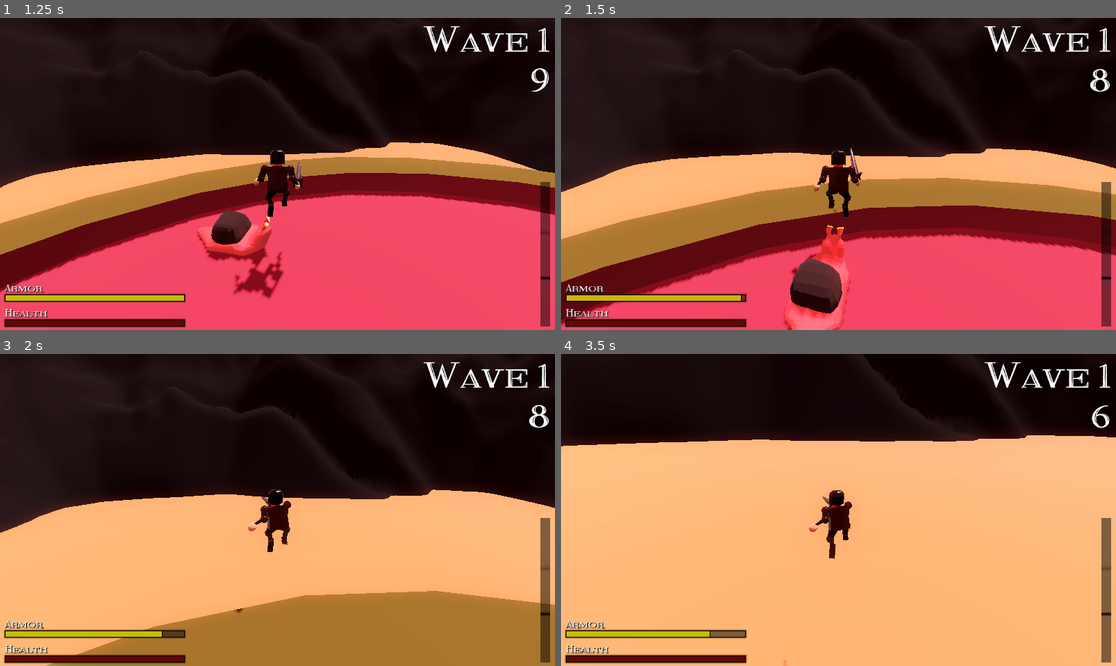
Above: before the commit, frames 1-4 (two rows, left to right).
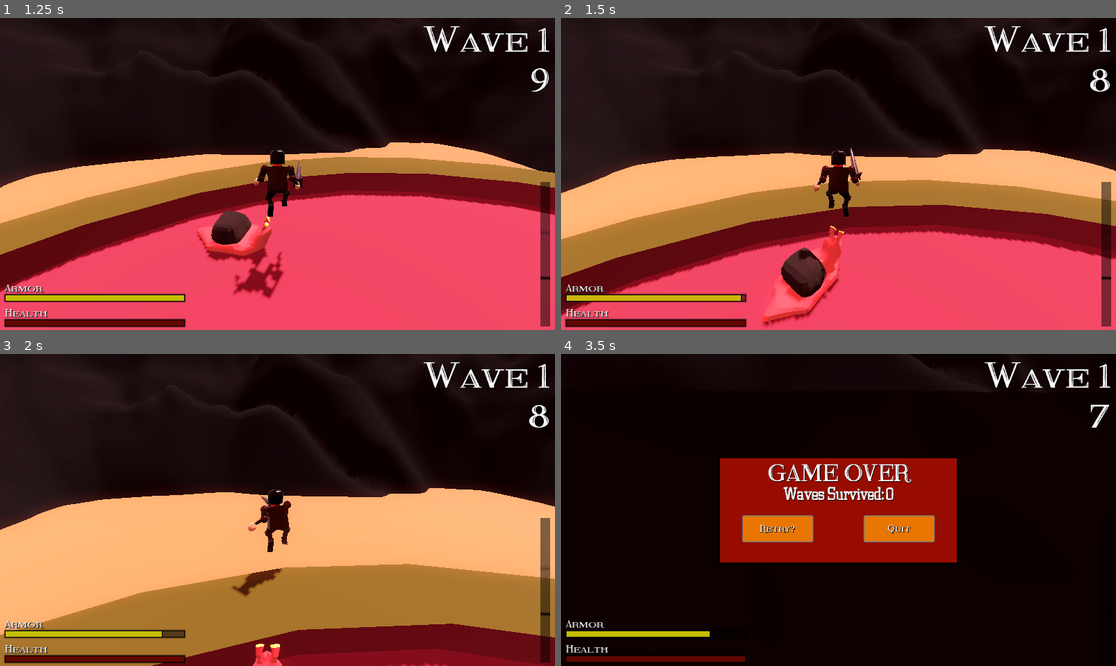
Above: after the commit, the same moments.

Repository: Amandella27/Godot-game-jam-68-forge
Game: Godot game, scene res://Scenes/main.tscn
Two runs of this game, one before a commit and one after it. Both use one fixed random seed, a clock stepped at 60 frames per second and the inputs below.
Inputs (mouse positions are in pixels of both pictures, inside the frame that each line leads up to):
- Up to frame 1 (1.25 s): move the mouse to (305, 174) at 0.52 s; press the mouse at (305, 174) at 0.53 s; hold W (forward) from 0.53 s (still down); tap Space (jump) at 0.77, 0.8, 1.07 s
- Up to frame 2 (1.5 s): keep holding W (forward); move the mouse to (810, 174) at 1.27 s; release the mouse at (810, 174) at 1.28 s; tap Space (jump) at 1.35 s
- Up to frame 3 (2 s): keep holding W (forward); tap Space (jump) at 1.52, 1.82 s; click (249, 510) at 1.55 s
- Up to frame 4 (3.5 s): keep holding W (forward); move the mouse to (849, 503) at 2.02 s; press the mouse at (849, 503) at 2.03 s; tap Space (jump) at 2.3, 3.02, 3.32 s; move the mouse to (832, 516) at 2.77 s; release the mouse at (832, 516) at 2.78 s; tap X (remove_enemies) at 2.85 s; click (832, 516) at 3.05 s

Frame 1 is identical in both runs. In frame 2, 7.5% of the frame differs, in the area x 0-100%, y 16-100%; in frame 3, 17%; in frame 4, 73%, in the area x 0-100%, y 0-100%.

Commit message:
Added jump buffer

Diff:
--- a/Scenes/player.tscn
+++ b/Scenes/player.tscn
@@ -693,16 +693,16 @@
 transform = Transform3D(-1, 0, -8.74228e-08, 0, 1, 0, 8.74228e-08, 0, -1, 0, 0, 0)
 bones/0/rotation = Quaternion(-0.248614, 0.0140236, 0.0294315, 0.968054)
 bones/0/scale = Vector3(1, 1, 1)
-bones/1/position = Vector3(0.0143951, 0.349031, -0.00370139)
+bones/1/position = Vector3(0.0106571, 0.283656, -0.0397409)
 bones/1/rotation = Quaternion(0.286625, -0.0153368, -0.0281841, 0.957505)
-bones/2/rotation = Quaternion(0.0691139, -8.45015e-05, -0.000685377, 0.997609)
+bones/2/rotation = Quaternion(0.131679, -0.000127412, -0.00067871, 0.991292)
 bones/2/scale = Vector3(1, 1, 1)
-bones/3/rotation = Quaternion(-0.0673708, -0.188312, 0.956638, -0.211765)
+bones/3/rotation = Quaternion(-0.0884433, -0.184355, 0.955395, -0.2131)
 bones/3/scale = Vector3(1, 1, 1)
-bones/4/rotation = Quaternion(0.353101, 0.00703994, 0.034813, 0.934911)
-bones/6/rotation = Quaternion(0.0854009, -0.0989065, 0.965877, 0.223619)
+bones/4/rotation = Quaternion(0.336953, 0.00708509, 0.0332209, 0.940909)
+bones/6/rotation = Quaternion(0.10498, -0.093617, 0.9641, 0.225224)
 bones/6/scale = Vector3(1, 1, 1)
-bones/7/rotation = Quaternion(0.300092, -0.0071791, -0.0295873, 0.953424)
+bones/7/rotation = Quaternion(0.280559, -0.00722418, -0.0276614, 0.959411)
 bones/8/scale = Vector3(1, 1, 1)
 bones/9/rotation = Quaternion(-0.0589997, -0.194581, 0.977326, -0.0590795)
 bones/10/rotation = Quaternion(-0.204241, 0.00415017, -0.0750367, 0.976032)
@@ -713,18 +713,18 @@
 bones/14/rotation = Quaternion(0.731685, 0.00250492, -0.0255557, 0.681159)
 bones/15/rotation = Quaternion(-0.0168485, 0.563089, 0.825436, -0.0360752)
 bones/15/scale = Vector3(1, 1, 0.999999)
-bones/16/position = Vector3(0.793629, 0.0860809, -0.148919)
+bones/16/position = Vector3(0.793629, 0.0053614, -0.148919)
 bones/17/rotation = Quaternion(-0.143178, 0.692459, -0.692459, 0.143178)
 bones/18/rotation = Quaternion(-0.0617429, 0.704406, 0.704406, -0.0617429)
 bones/19/rotation = Quaternion(0.0434195, 0.621766, 0.78089, 0.041633)
 bones/19/scale = Vector3(1, 1, 1.00001)
-bones/20/position = Vector3(-0.802886, 0.0696614, -0.0350145)
+bones/20/position = Vector3(-0.802886, -0.0110581, -0.0350145)
 bones/20/rotation = Quaternion(0.167142, 0.687069, -0.687069, -0.167142)
 bones/21/rotation = Quaternion(0.143178, 0.692459, -0.692459, -0.143178)
 bones/22/rotation = Quaternion(0.0617429, 0.704406, 0.704406, 0.0617429)
 
 [node name="BoneAttachment3D" type="BoneAttachment3D" parent="dwarf/Armature/Skeleton3D" index="1"]
-transform = Transform3D(-0.973332, -0.14967, -0.17385, 0.0389506, -0.854664, 0.517719, -0.22607, 0.497141, 0.837701, -0.802886, 0.0696599, -0.0350146)
+transform = Transform3D(-0.978197, -0.140943, -0.15253, 0.0493731, -0.87122, 0.488403, -0.201725, 0.470223, 0.859184, -0.802887, -0.011025, -0.0350145)
 bone_name = "Hand.r"
 bone_idx = 8
 
--- a/Scripts/Player.gd
+++ b/Scripts/Player.gd
@@ -13,7 +13,6 @@
 
 @onready var animation_tree = $AnimationTree
 
-
 @onready var animation_player = $dwarf/AnimationPlayer
 @onready var dwarf_model = $dwarf
 @onready var interact_popup = %InteractPopup
@@ -23,7 +22,7 @@
 @onready var armor_component:ArmorComponent = $ArmorComponent
 @onready var hitbox_component = $HitboxComponent
 
-
+@export var jump_buffer_timer: float = .1
 
 var camera_sensitivity = 0.001
 var gravity = 9.8
@@ -31,6 +30,7 @@
 const SPEED = 5.0
 
 var attack_available:bool = true
+var jump_buffer: bool = false
 
 func _ready():
 
@@ -52,6 +52,12 @@
 
 		camera_pivot.rotation.x = clamp(camera_pivot.rotation.x, deg_to_rad(-45), deg_to_rad(15))
 
+func jump()->void:
+	velocity.y = JUMP_VELOCITY
+
+func on_jump_buffer_timeout()->void:
+	jump_buffer = false
+
 func _physics_process(delta):
 
 	if not is_on_floor():
@@ -59,9 +65,18 @@
 			velocity.y -= gravity * delta
 		elif velocity.y < 0:
 			velocity.y -= gravity * delta * 2
+	else:
+		if jump_buffer:
+			jump()
+			jump_buffer = false
 	# Handle jump.
-	if Input.is_action_just_pressed("jump") and is_on_floor():
-		velocity.y = JUMP_VELOCITY
+	if Input.is_action_just_pressed("jump"):
+		if is_on_floor():
+			jump()
+		else:
+			jump_buffer = true
+			get_tree().create_timer(jump_buffer_timer).timeout.connect(on_jump_buffer_timeout)
+
 	elif Input.is_action_just_pressed("action") and attack_available:
 		animation_tree["parameters/OneShot/request"] = 1
 		weapon.monitoring = true
